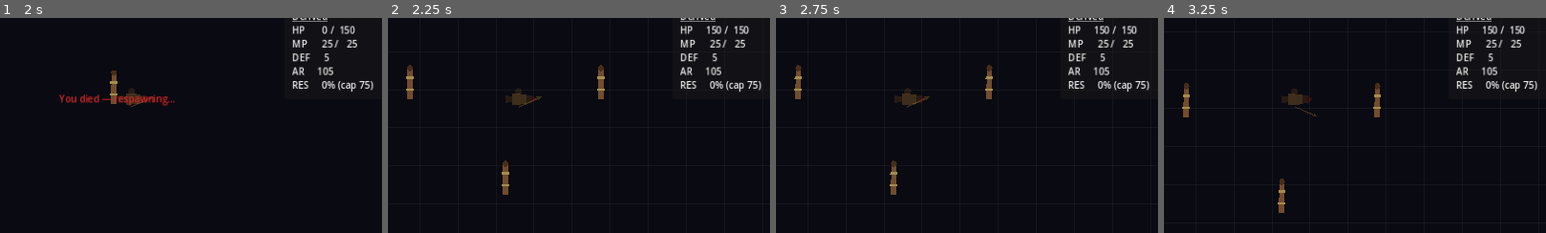
Above: before the commit, frames 1-4 (left to right).
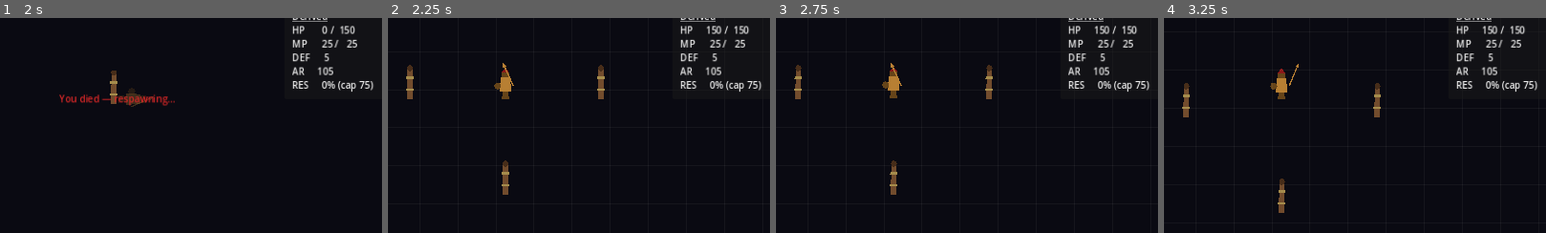
Above: after the commit, the same moments.

Repository: GhrammR/Erebus-Forsaken
Game: Godot game, scene res://test/combat_workbench.tscn
Two runs of this game, one before a commit and one after it. Both use one fixed random seed, a clock stepped at 60 frames per second and the inputs below. This scene is started directly instead of the project's main scene.
Inputs (mouse positions are % of the whole screen's width and height, from its top left):
- Up to frame 1 (2 s): tap Enter at 0.5, 1.25 s; move the mouse to (72, 45) at 0.52 s; hold D (move_right) 0.53-1.28 s; tap K at 0.6 s; click (72, 45) at 0.67 s; tap Space at 0.77, 1.52 s; move the mouse to (30, 55) at 1.27 s; hold S (move_down) from 1.28 s (still down); tap 1 at 1.35 s
- Up to frame 2 (2.25 s): tap Enter at 2 s; move the mouse to (60, 28) at 2.02 s; release S (move_down) at 2.03 s; hold D (move_right) from 2.03 s (still down); tap 2 at 2.1 s
- Up to frame 3 (2.75 s): keep holding D (move_right)
- Up to frame 4 (3.25 s): tap Enter at 2.75 s; move the mouse to (45, 70) at 2.77 s; release D (move_right) at 2.78 s; hold W (move_up) from 2.78 s (still down); tap 3 at 2.85 s; click (45, 70) at 2.92 s; tap Space at 3.02 s
The pictures show only the part of the screen within x 35-85%, y 31-81%; the shares and areas given below are measured in that part.

Frame 1 is identical in both runs. In frame 2, 0.7% of the frame differs, in the area x 27-41%, y 20-42%; in frame 3, 0.7%; in frame 4, 0.8%, in the area x 27-40%, y 21-46%.

Commit message:
fix(stage-3): click-stuck detection + post-die transform reset
Two bugs surfaced in the visual playtest, both worth recording as
failure modes (governance: failure-modes.md #10 and #11).

Bug 1 — click-on-dummy orbit/jitter:
Click-to-move on any collidable target (dummy, NPC, prop, wall) caused
the player to walk into the obstacle and orbit it forever. Collision
prevented reaching the click target within ARRIVE_THRESHOLD=4px, and
move_and_slide tangent-slid the player around the contact normal in
the click direction.

Fix: PlayerInput now tracks per-frame actual movement against intent.
If a click target is active and the body moves less than
STUCK_MIN_MOVEMENT=1px per physics frame for STUCK_FRAMES=20 consecutive
frames (~0.33s at 60fps), the target is cleared. Active WASD resets
the counter; reaching the target naturally clears it the normal way.

Generic fix — also rescues click-into-walls and click-behind-props
once those exist. When click-on-enemy auto-attack lands in Stage 5+,
that handler will detect enemy clicks at dispatch time, but stuck
detection still protects the non-enemy collision cases.

Bug 2 — respawned character lying down + semi-transparent:
The Myrmidon's `die` AnimationPlayer track keys rotation 0->PI/2 and
modulate.a 1->0.3 on the sprite root. AnimationPlayer leaves those
endpoint values on the node when the animation ends. The subsequent
`idle` animation only animates Body:position, so rotation and modulate
remained at die's endpoints into the next life. Result: respawned
player was mobile (input re-enabled correctly) but visibly prone and
faded.

Fix: Player._respawn() explicitly resets sprite_root.rotation=0 and
sprite_root.modulate=Color(1,1,1,1), stops the AnimationPlayer to
release prior track values, then plays `idle`.

Governance:
- failure-modes.md #10 records the click-on-collider stuck pattern with
  symptom, root cause, prevention (stuck detection + Stage 5 click
  dispatch), and recovery.
- failure-modes.md #11 records the persistent-transform-after-anim
  pattern with symptom, root cause, prevention (reset on revive vs.
  bake into anim final frame), and recovery.
- act1-status.md Stage 3 visual playtest item flipped to [x].
- playtest_notes.md updated with the bug-and-fix entries.

Verified by user playtest.

Diff:
--- a/scripts/player/player.gd
+++ b/scripts/player/player.gd
@@ -168,7 +168,15 @@
 	_hurtbox.set_deferred(&"monitoring", true)
 	_input.set_process_unhandled_input(true)
 	_input.set_physics_process(true)
+	# Reset the sprite root's transform: the `die` animation leaves
+	# rotation=PI/2 and modulate.a=0.3, and `idle` doesn't animate
+	# those properties so they'd persist into the new life.
+	if _sprite_root != null and _sprite_root is Node2D:
+		var sr := _sprite_root as Node2D
+		sr.rotation = 0.0
+		sr.modulate = Color(1, 1, 1, 1)
 	if _sprite_anim != null:
+		_sprite_anim.stop()
 		_sprite_anim.play(&"idle")
 
 func _on_debug_kill_self() -> void:
--- a/scripts/player/player_input.gd
+++ b/scripts/player/player_input.gd
@@ -16,12 +16,20 @@
 signal debug_kill_self_pressed   ## Stage 3 workbench: K to demo death/respawn
 
 const ARRIVE_THRESHOLD: float = 4.0
+## Stuck detection: if click-to-move is active but the body hasn't moved
+## STUCK_MIN_MOVEMENT pixels per physics frame for STUCK_FRAMES in a row,
+## the target is considered unreachable (e.g., the player clicked on a
+## dummy or inside a wall). The target is cleared.
+const STUCK_FRAMES: int = 20            ## ~0.33 s at 60 fps
+const STUCK_MIN_MOVEMENT: float = 1.0   ## px per physics frame
 
 @export var owner_body: CharacterBody2D
 
 var _click_target: Vector2 = Vector2.ZERO
 var _has_click_target: bool = false
 var _last_intent: Vector2 = Vector2.ZERO
+var _stuck_frames: int = 0
+var _prev_pos: Vector2 = Vector2.ZERO
 
 func _unhandled_input(event: InputEvent) -> void:
 	if event is InputEventMouseButton:
@@ -60,16 +68,34 @@
 		if _has_click_target:
 			_has_click_target = false
 			click_target_cleared.emit()
+		_stuck_frames = 0
 	elif _has_click_target:
 		var to_target := _click_target - owner_body.global_position
 		if to_target.length() <= ARRIVE_THRESHOLD:
 			_has_click_target = false
 			click_target_cleared.emit()
+			_stuck_frames = 0
 			dir = Vector2.ZERO
 		else:
 			dir = to_target.normalized()
+			# Stuck detection: tried to move but isn't actually moving.
+			# Cause: collision with something between us and the target
+			# (e.g., clicking on a dummy or inside a wall).
+			var moved := (owner_body.global_position - _prev_pos).length()
+			if moved < STUCK_MIN_MOVEMENT:
+				_stuck_frames += 1
+				if _stuck_frames >= STUCK_FRAMES:
+					_has_click_target = false
+					click_target_cleared.emit()
+					_stuck_frames = 0
+					dir = Vector2.ZERO
+			else:
+				_stuck_frames = 0
 	else:
 		dir = Vector2.ZERO
+		_stuck_frames = 0
+
+	_prev_pos = owner_body.global_position
 
 	if dir != _last_intent:
 		_last_intent = dir
Not shown, changed: .agent_governance/commands/act1-status.md
Not shown, changed: .agent_governance/rules/failure-modes.md
Not shown, changed: playtest_notes.md
